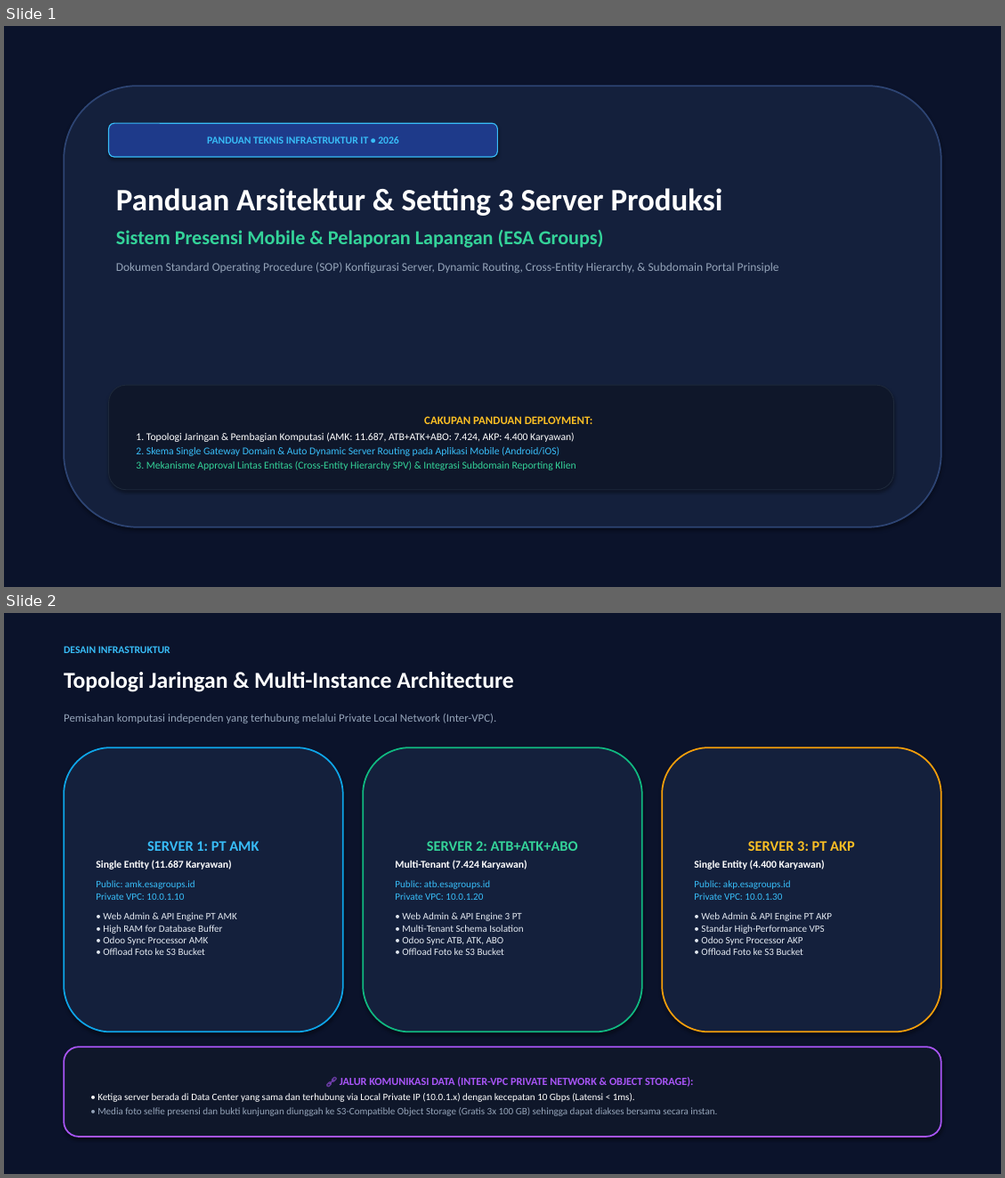
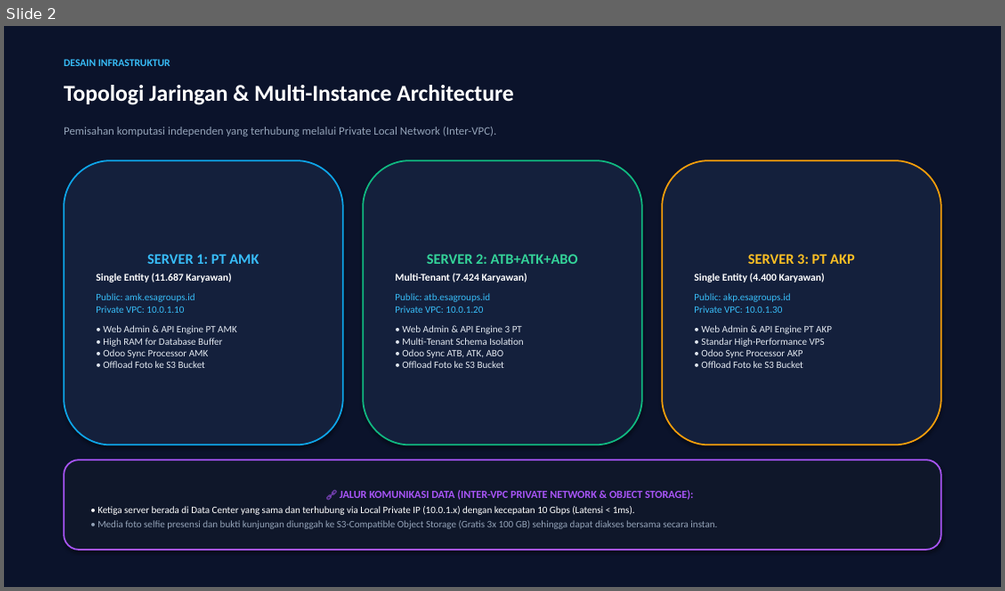
Before and after one commit to digitalgalery-dgsoft/attendaceesa, a slide deck: Panduan_Arsitektur_dan_Setting_Production_3_Server_ESA.pptx. Shown one above the other, each under a label of ours: slides 1 and 2 before the commit, slide 2 after it. The pictures are 1005x1178 and 1005x591 pixels, drawn with LibreOffice and Linux fonts; fonts in the diff are those of the drawing. Boxes give left, top, right and bottom in pixels: in the first picture for what was removed or moved away, otherwise in the second. Text is boxed around its words. In the diff, an @@ line names an element or a change of style, - is before the commit and + after.

```diff
--- a/Panduan_Arsitektur_dan_Setting_Production_3_Server_ESA.pptx
+++ b/Panduan_Arsitektur_dan_Setting_Production_3_Server_ESA.pptx
@@ slide 1 removed at (4, 26, 1001, 587), background #FFFFFF @@
@@ rectangle removed at (4, 26, 1001, 587) @@
@@ rounded rectangle removed at (64, 86, 941, 527) @@
@@ rounded rectangle removed at (109, 123, 498, 157) @@
-PANDUAN TEKNIS INFRASTRUKTUR IT • 2026
@@ text removed at (116, 188, 779, 273) @@
-Panduan Arsitektur & Setting 3 Server Produksi
-Sistem Presensi Mobile & Pelaporan Lapangan (ESA Groups)
-Dokumen Standard Operating Procedure (SOP) Konfigurasi Server, Dynamic Routing, Cross-Entity Hierarchy, & Subdomain Portal Prinsiple
@@ rounded rectangle removed at (109, 385, 894, 490) @@
-CAKUPAN PANDUAN DEPLOYMENT:
-1. Topologi Jaringan & Pembagian Komputasi (AMK: 11.687, ATB+ATK+ABO: 7.424, AKP: 4.400 Karyawan)
-2. Skema Single Gateway Domain & Auto Dynamic Server Routing pada Aplikasi Mobile (Android/iOS)
-3. Mekanisme Approval Lintas Entitas (Cross-Entity Hierarchy SPV) & Integrasi Subdomain Reporting Klien
```
Also in this commit, not shown: 3 slides added, 1 other slide removed, 2 other files.
